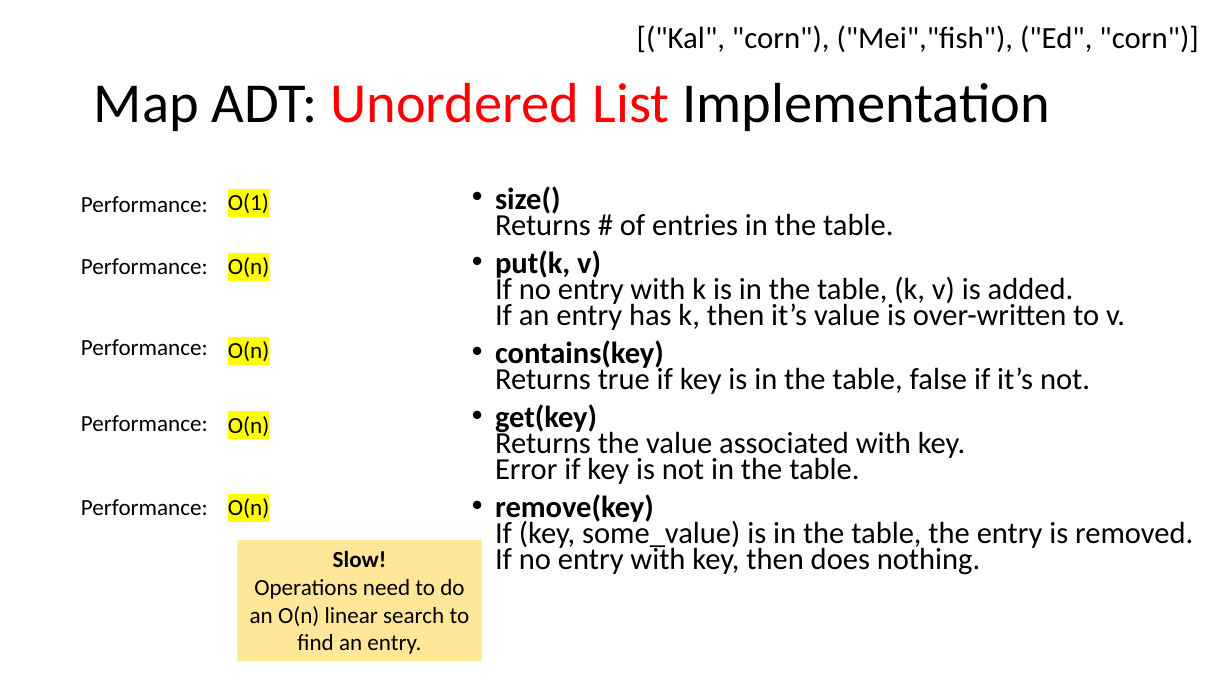
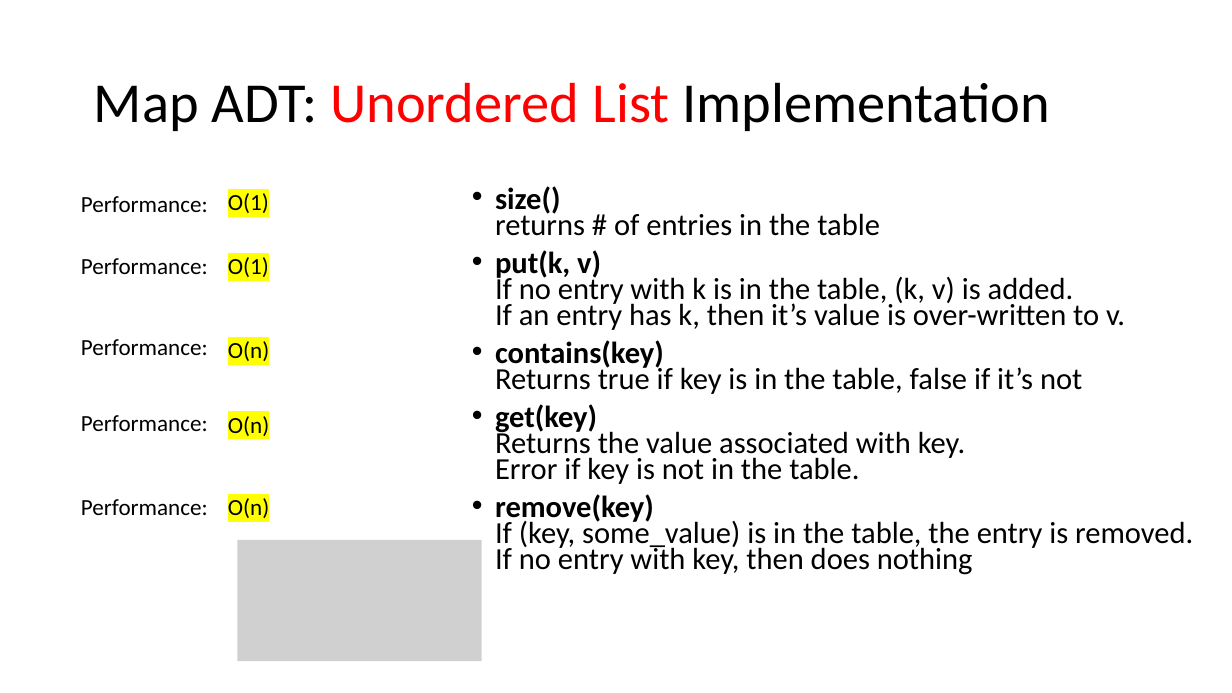
Before and after one commit to tjd1234/cmpt225fall2023, a slide deck: slide 9 of lecture_notes/week8/week8_maps_and_hashing.pptx. Drawn at 1232x693 pixels with LibreOffice and Linux fonts; fonts in the diff are those of the drawing; grey boxes stand for pictures. Boxes give left, top, right and bottom in pixels: in the first picture for what was removed or moved away, otherwise in the second. Text is boxed around its words. In the diff, an @@ line names an element or a change of style, - is before the commit and + after.

```diff
--- a/lecture_notes/week8/week8_maps_and_hashing.pptx
+++ b/lecture_notes/week8/week8_maps_and_hashing.pptx
@@ text removed at bbox=[637, 25, 1198, 53] @@
-[("Kal", "corn"), ("Mei","fish"), ("Ed", "corn")]
@@ text at bbox=[495, 186, 880, 236]: text changed @@
-• size()
-  Returns # of entries in the table.
+• size()
+  returns # of entries in the table
@@ text at bbox=[228, 257, 269, 277]: text changed @@
-O(n)
+O(1)
@@ text at bbox=[495, 340, 1082, 394]: text changed @@
-• contains(key)
-  Returns true if key is in the table, false if it’s not.
+• contains(key)
+  Returns true if key is in the table, false if it’s not
@@ text at bbox=[495, 494, 1193, 575]: text changed @@
-• remove(key)
-  If (key, some_value) is in the table, the entry is removed.
-  If no entry with key, then does nothing.
+• remove(key)
+  If (key, some_value) is in the table, the entry is removed.
+  If no entry with key, then does nothing
@@ rectangle removed at bbox=[238, 540, 482, 661] @@
-Slow!
-Operations need to do an O(n) linear search to find an entry.
@@ picture added at bbox=[238, 540, 482, 661] @@
```
Also in this commit, not shown: 16 other slides changed, 1 other file.
